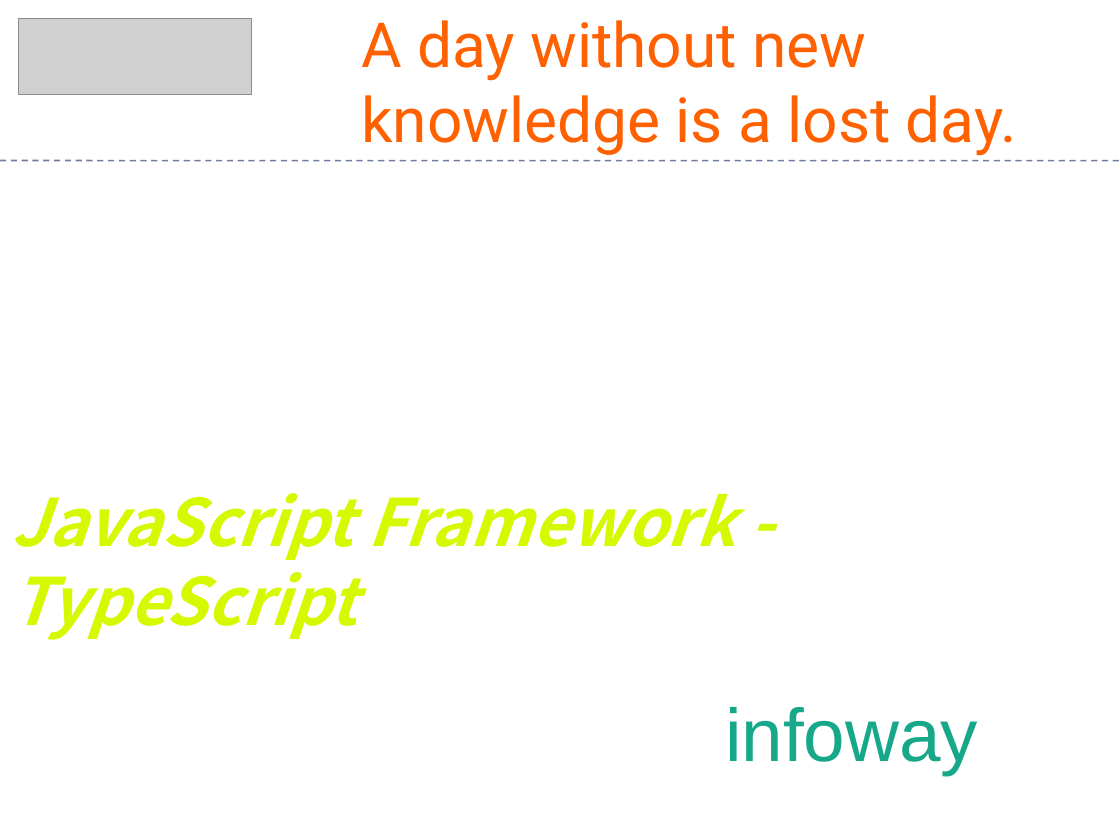
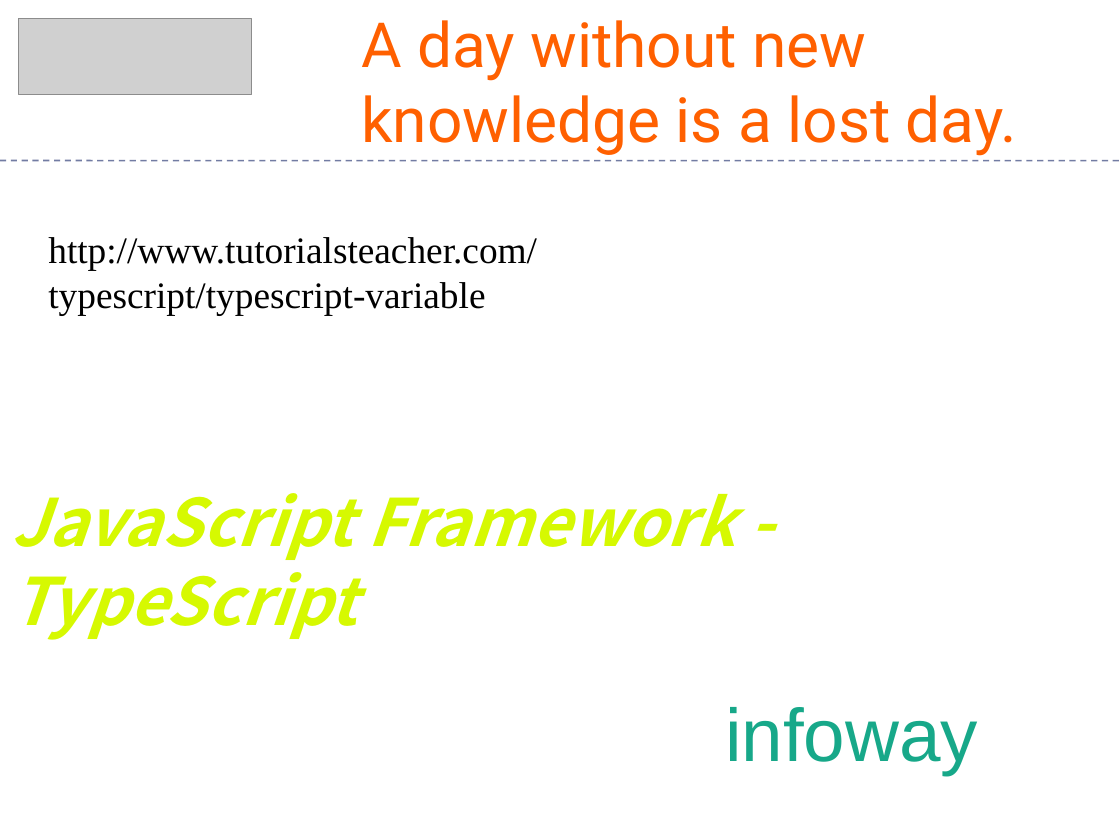
Before and after one commit to Saleel-Bagde/PPT-s, a slide deck: slide 1 of AWP PPT - TypeScript.pptx. Drawn at 1120x840 pixels with LibreOffice and Linux fonts; fonts in the diff are those of the drawing; grey boxes stand for pictures. Boxes give left, top, right and bottom in pixels: in the first picture for what was removed or moved away, otherwise in the second. Text is boxed around its words. In the diff, an @@ line names an element or a change of style, - is before the commit and + after.

```diff
--- a/AWP PPT - TypeScript.pptx
+++ b/AWP PPT - TypeScript.pptx
@@ text added at bbox=[48, 237, 537, 315], 24 pt, text #000000 @@
+http://www.tutorialsteacher.com/typescript/typescript-variable
```
Also in this commit, not shown: 19 other slides changed.
